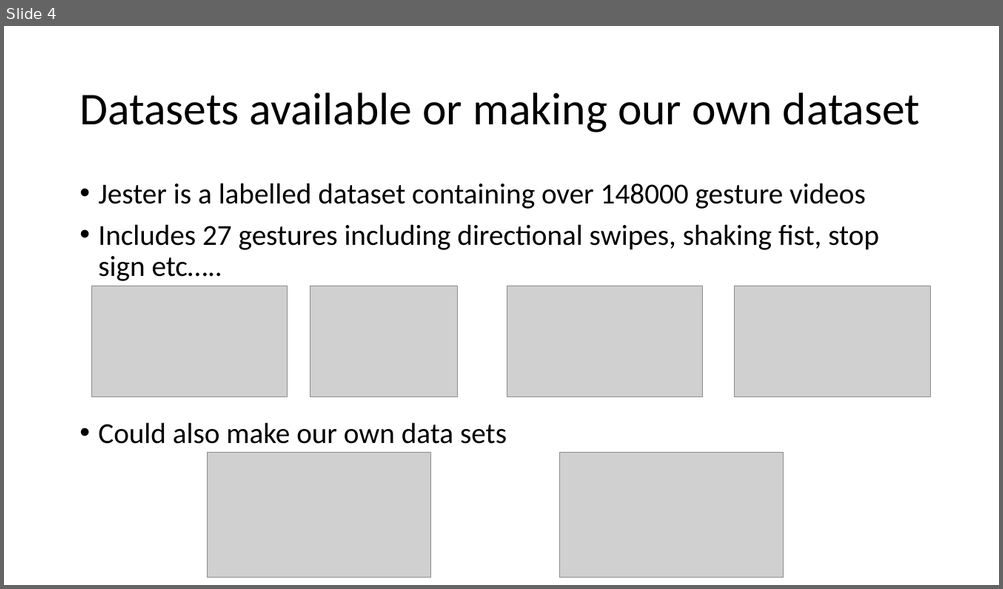
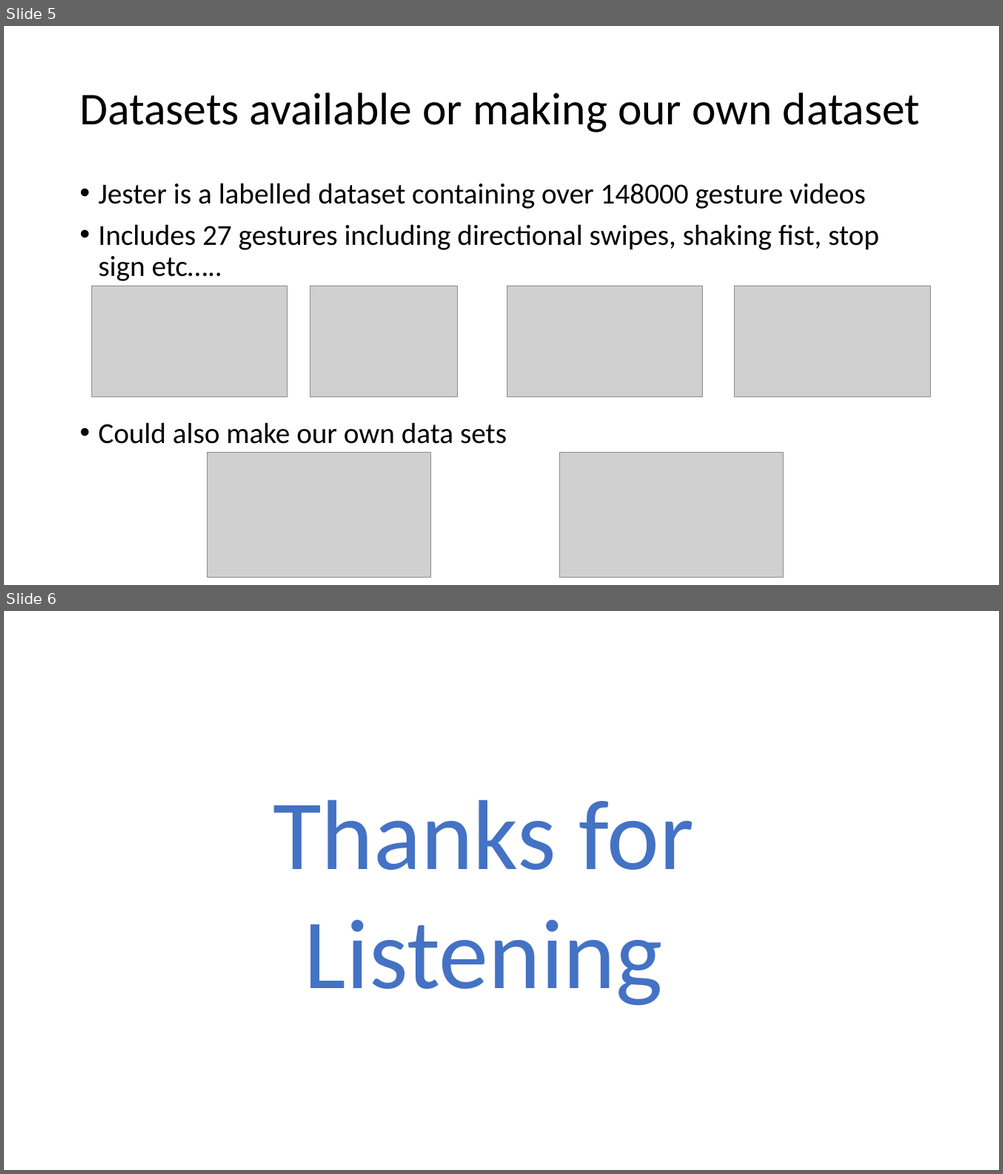
Before and after one commit to Inder95/CeADAR---Gesture-Recognition, a slide deck: CeADAR-Gesture_presentation.ppt. Shown one above the other, each under a label of ours: slide 4 before the commit, slides 5 and 6 after it. The pictures are 1003x589 and 1003x1174 pixels, drawn with LibreOffice and Linux fonts; fonts in the diff are those of the drawing; grey boxes stand for pictures. Boxes give left, top, right and bottom in pixels: in the first picture for what was removed or moved away, otherwise in the second. Text is boxed around its words. In the diff, an @@ line names an element or a change of style, - is before the commit and + after.

```diff
--- a/CeADAR-Gesture_presentation.ppt
+++ b/CeADAR-Gesture_presentation.ppt
@@ slide 6 added at box(4, 611, 999, 1170), background #FFFFFF @@
@@ text added at box(273, 800, 694, 1005), 96 pt, text #4472C4 @@
+Thanks for
+Listening
@@ what was slide 4 is now slide 5 @@
```
Also in this commit, not shown: 2 slides changed, 1 other slide added, 1 slide removed.
